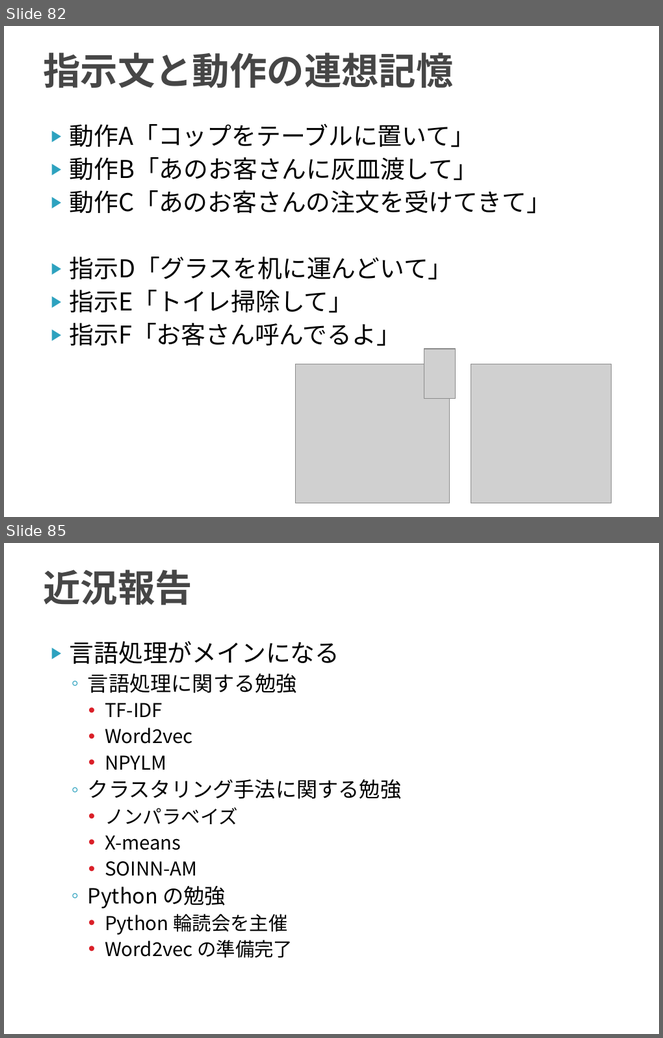
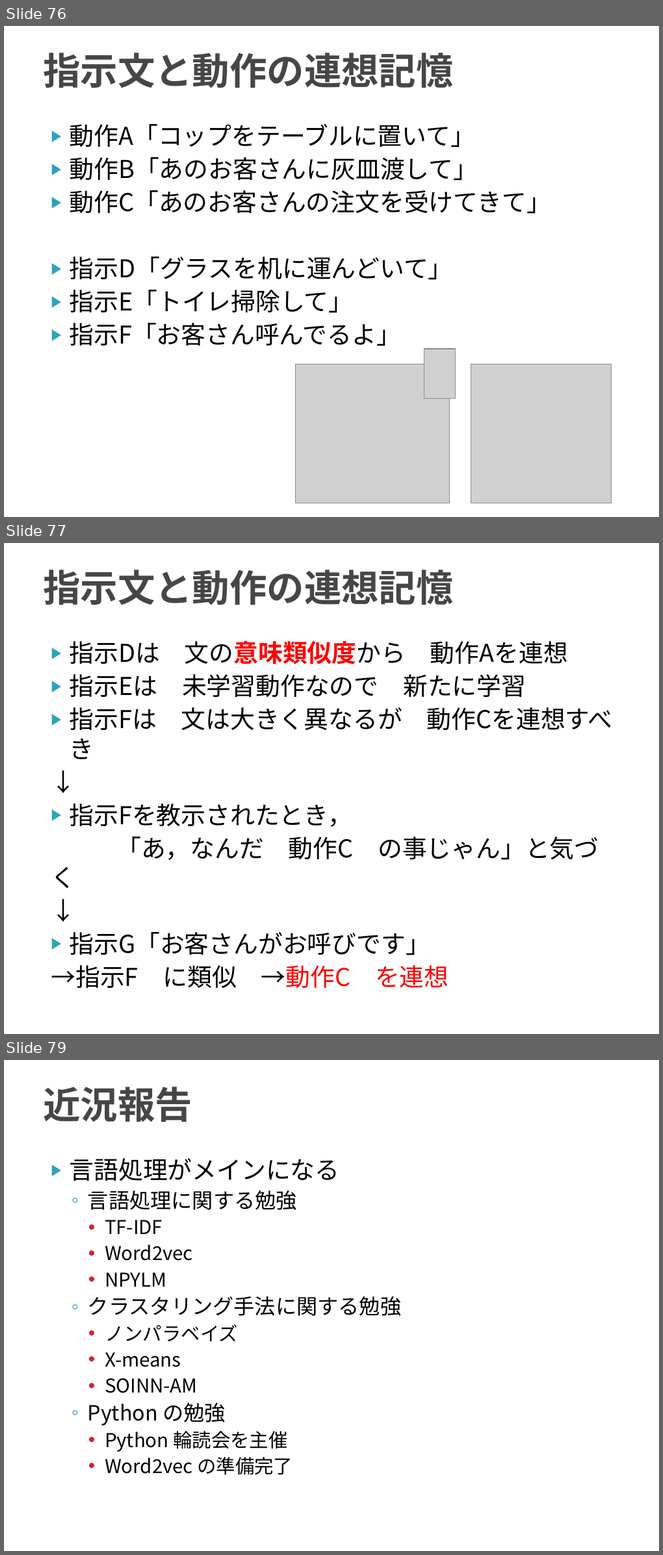
Before and after one commit to TetsuyaKomota/GitforEclipseTest, a slide deck: IntentionLearning_v2/slide/discussion2016.pptx. Shown one above the other, each under a label of ours: slides 82 and 85 before the commit, slides 76, 77 and 79 after it; the slides between them are not shown. The pictures are 663x1038 and 663x1555 pixels, drawn with LibreOffice and Linux fonts; fonts in the diff are those of the drawing; grey boxes stand for pictures. Boxes give left, top, right and bottom in pixels: in the first picture for what was removed or moved away, otherwise in the second. Text is boxed around its words. In the diff, an @@ line names an element or a change of style, - is before the commit and + after.

```diff
--- a/IntentionLearning_v2/slide/discussion2016.pptx
+++ b/IntentionLearning_v2/slide/discussion2016.pptx
@@ slide 77 added at (4,543,659,1034), background #FFFFFF @@
@@ title added at (43,570,453,605), 41 pt, text #464646, bold @@
+指示文と動作の連想記憶
@@ text added at (51,641,613,988), 27 pt, text #000000 @@
+▶ 指示Dは 文の意味類似度から 動作Aを連想
+▶ 指示Eは 未学習動作なので 新たに学習
+▶ 指示Fは 文は大きく異なるが 動作Cを連想すべき
+↓
+▶ 指示Fを教示されたとき，
+「あ，なんだ 動作C の事じゃん」と気づく
+↓
+▶ 指示G「お客さんがお呼びです」
+→指示F に類似 →動作C を連想
@@ what was slide 82 is now slide 76 @@
@@ what was slide 85 is now slide 79 @@
```
Also in this commit, not shown: 4 slides changed, 7 other slides added.
